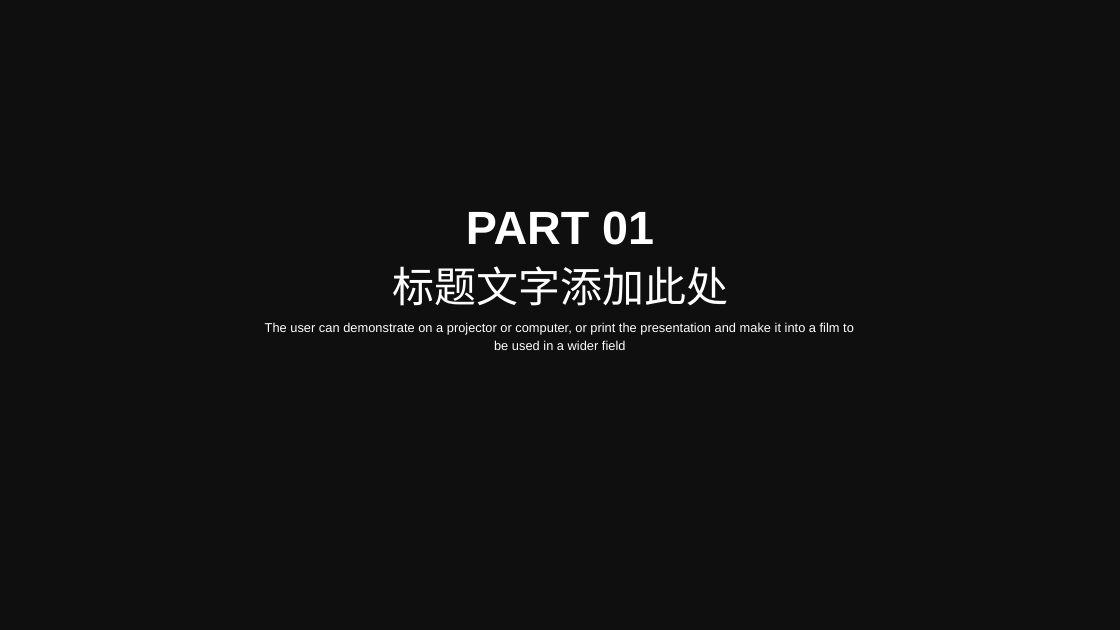
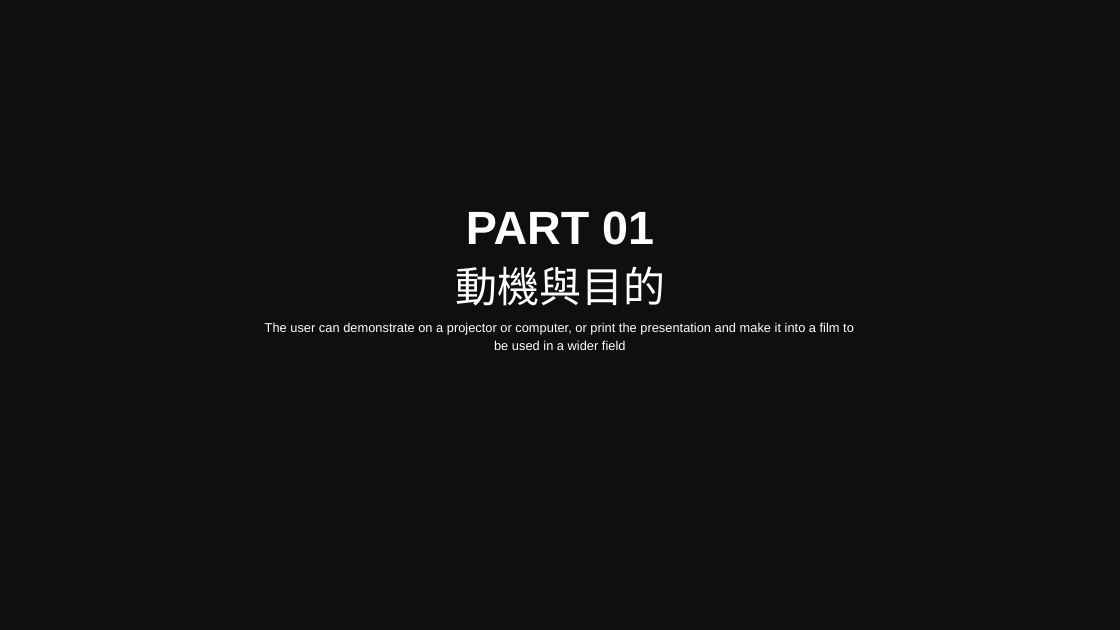
Before and after one commit to Sikako/hackthon, a slide deck: slide 3 of bigdata.pptx. Drawn at 1120x630 pixels with LibreOffice and Linux fonts; fonts in the diff are those of the drawing; background and template pictures are left out; a plain dark background stands for a picture behind light text. Boxes give left, top, right and bottom in pixels: in the first picture for what was removed or moved away, otherwise in the second. Text is boxed around its words. In the diff, an @@ line names an element or a change of style, - is before the commit and + after.

```diff
--- a/bigdata.pptx
+++ b/bigdata.pptx
@@ text at bbox=[455, 266, 665, 306]: text changed @@
-标题文字添加此处
+動機與目的
```
Also in this commit, not shown: 1 other slide changed, 1 slide added, 1 slide removed, 5 other files.
